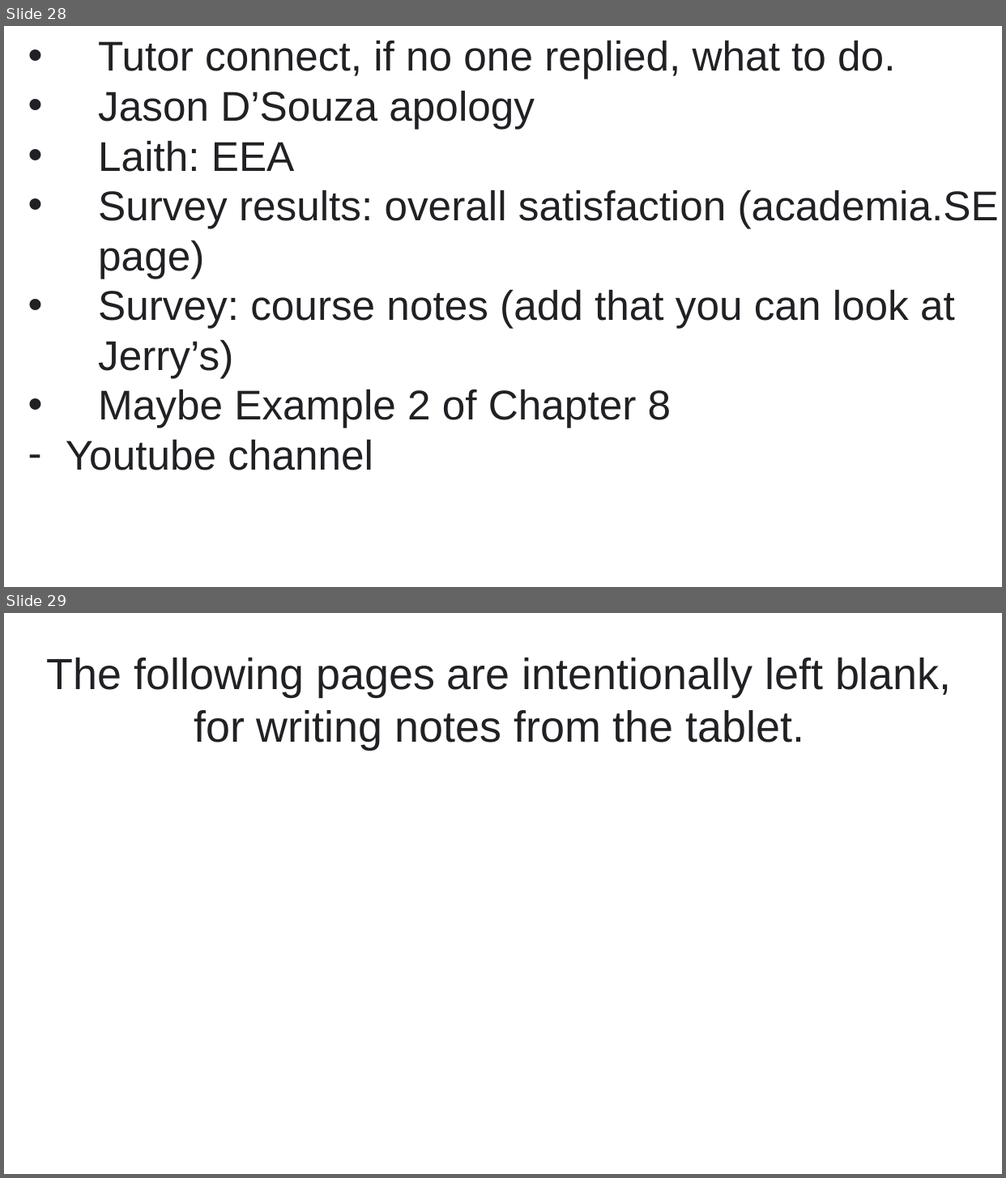
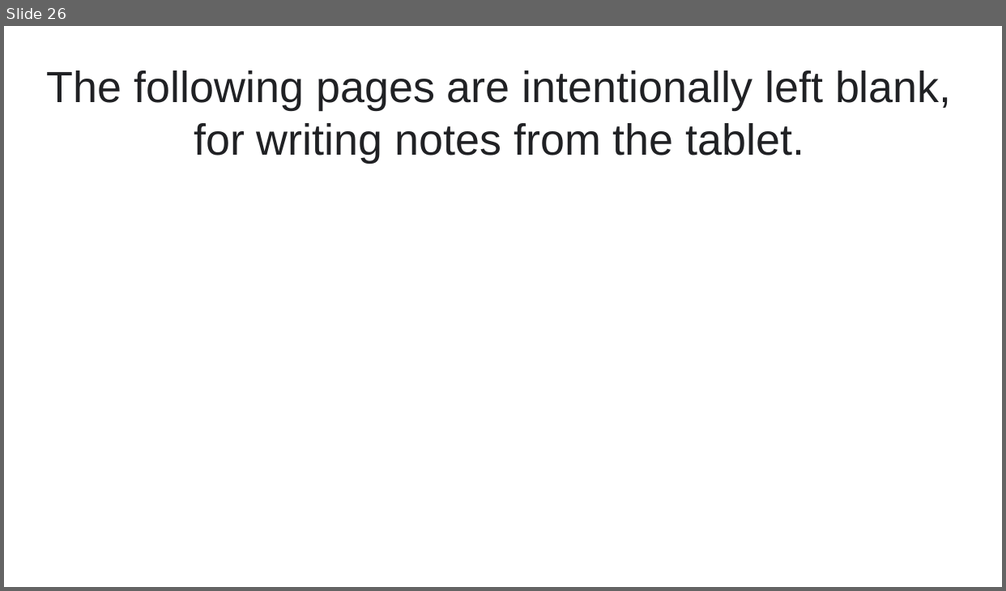
Before and after one commit to ndattani/Lecture_Notes, a slide deck: University_of_Waterloo/Fall_2021/MATH135/UW_Fall2021_MATH135_Lecture26.pptx. Shown one above the other, each under a label of ours: slides 28 and 29 before the commit, slide 26 after it. The pictures are 1006x1178 and 1006x591 pixels, drawn with LibreOffice and Linux fonts; fonts in the diff are those of the drawing. Boxes give left, top, right and bottom in pixels: in the first picture for what was removed or moved away, otherwise in the second. Text is boxed around its words. In the diff, an @@ line names an element or a change of style, - is before the commit and + after.

Commit message:
For lecture 26:
- Removed slides showing reminder for what to include in next lecture, and assignment tips

```diff
--- a/University_of_Waterloo/Fall_2021/MATH135/UW_Fall2021_MATH135_Lecture26.pptx
+++ b/University_of_Waterloo/Fall_2021/MATH135/UW_Fall2021_MATH135_Lecture26.pptx
@@ slide 28 removed at (x1=4, y1=26, x2=1002, y2=587), background #FFFFFF @@
@@ text removed at (x1=66, y1=40, x2=999, y2=471) @@
-• Tutor connect, if no one replied, what to do.
-• Jason D’Souza apology
-• Laith: EEA
-• Survey results: overall satisfaction (academia.SE page)
-• Survey: course notes (add that you can look at Jerry’s)
-• Maybe Example 2 of Chapter 8
-– Youtube channel
@@ what was slide 29 is now slide 26 @@
```
Also in this commit, not shown: 2 other slides removed, 1 other file.
